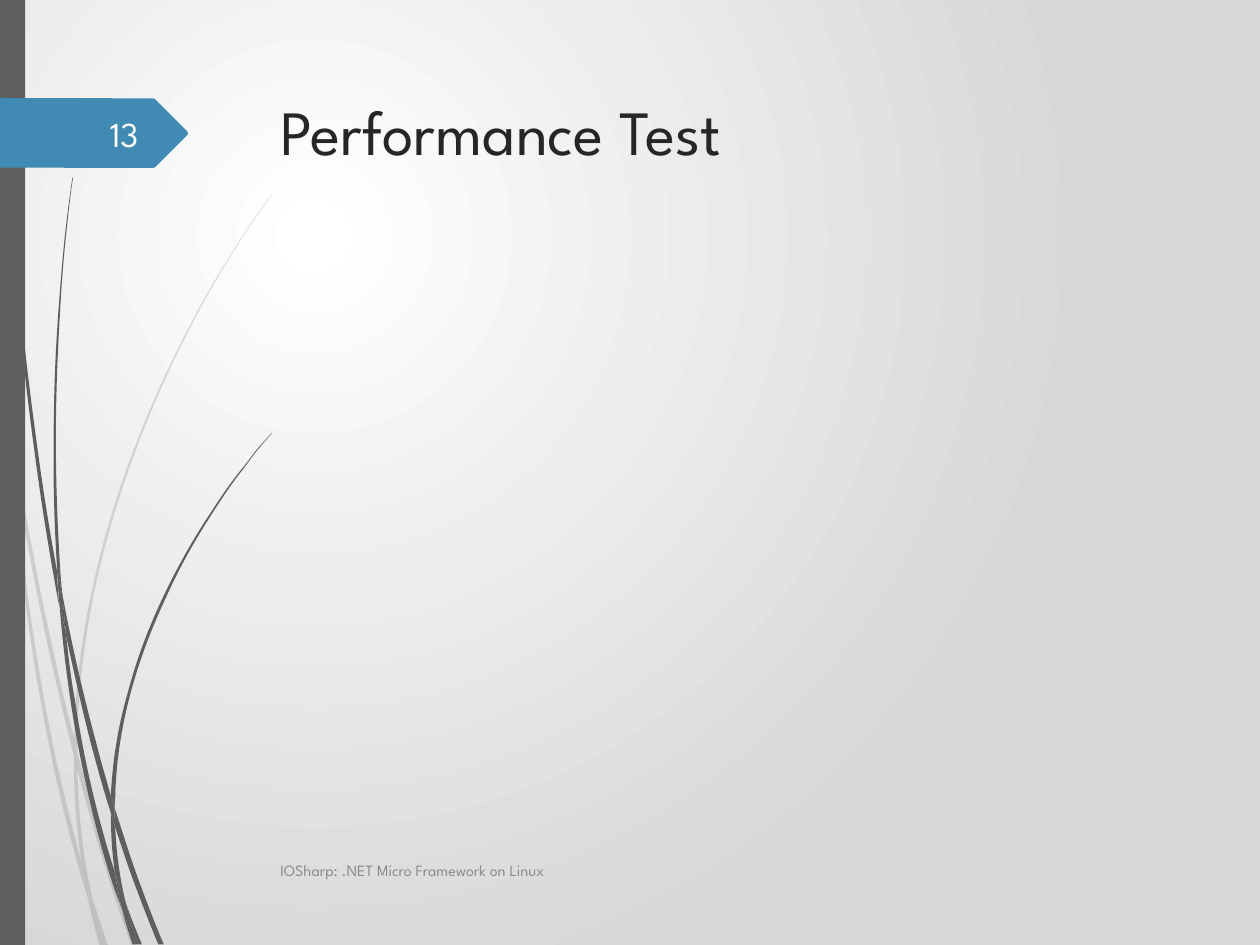
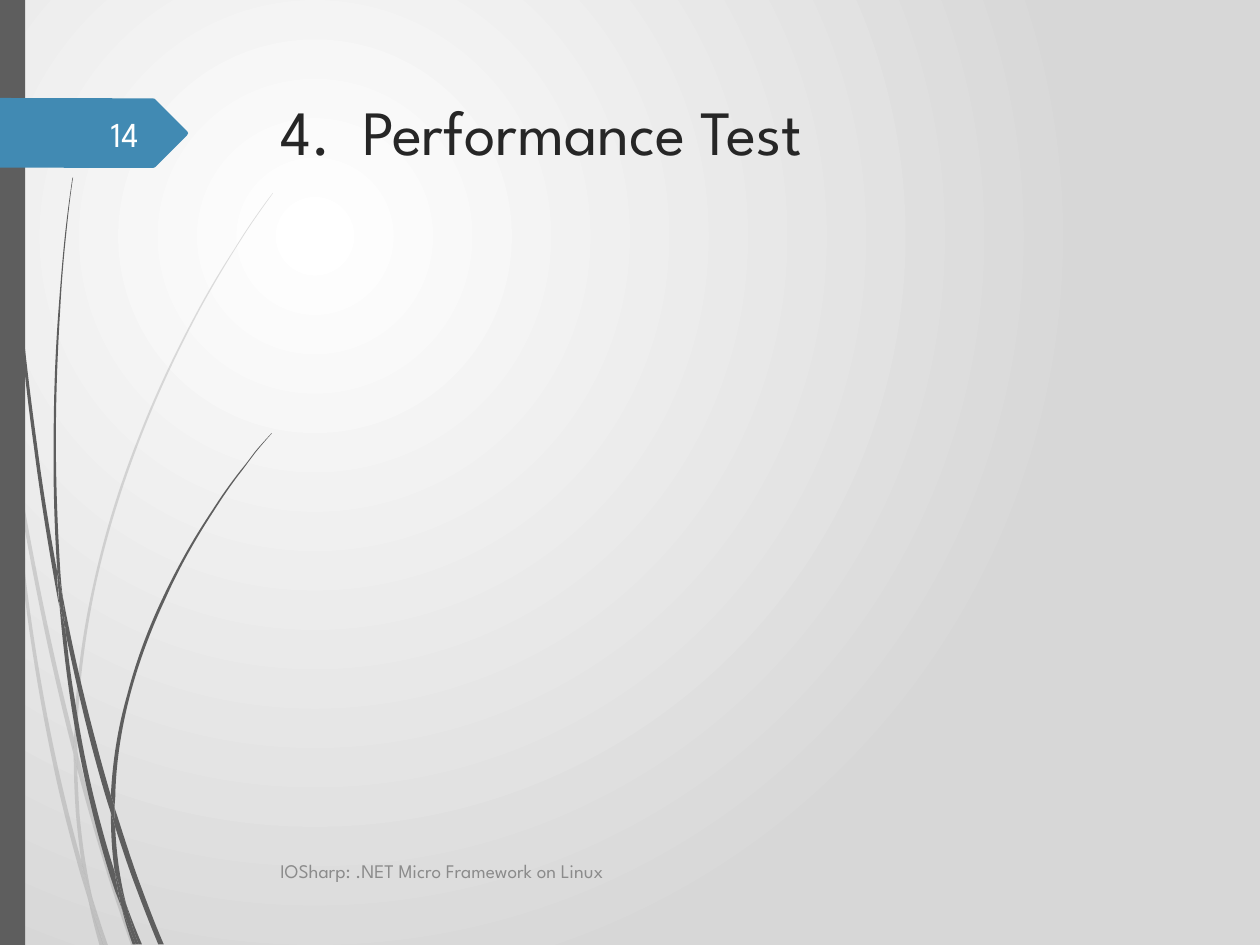
Before and after one commit to GerardSoleCa/BachelorThesisMisc, a slide deck: slide 14 of ThesisDoc/IOSharp.pptx (slide 13 before the commit). Drawn at 1260x945 pixels with LibreOffice and Linux fonts; fonts in the diff are those of the drawing; background and template pictures are left out. Boxes give left, top, right and bottom in pixels: in the first picture for what was removed or moved away, otherwise in the second. Text is boxed around its words. In the diff, an @@ line names an element or a change of style, - is before the commit and + after.

```diff
--- a/ThesisDoc/IOSharp.pptx
+++ b/ThesisDoc/IOSharp.pptx
@@ title at box(281, 111, 802, 156): text changed @@
-Performance Test
+4. Performance Test
@@ page number at box(111, 124, 139, 147): text changed @@
-13
+14
@@ text "IOSharp: .NET Micro Framework on ..." at box(280, 865, 603, 882): size 9 to 11 pt @@
```
Also in this commit, not shown: 15 other slides changed, 1 slide added, 11 other files.
